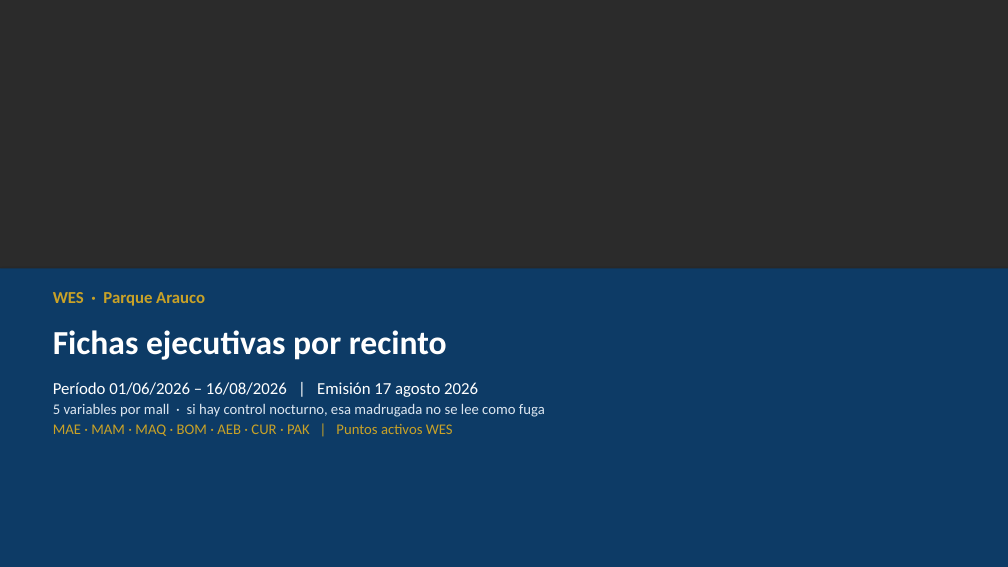
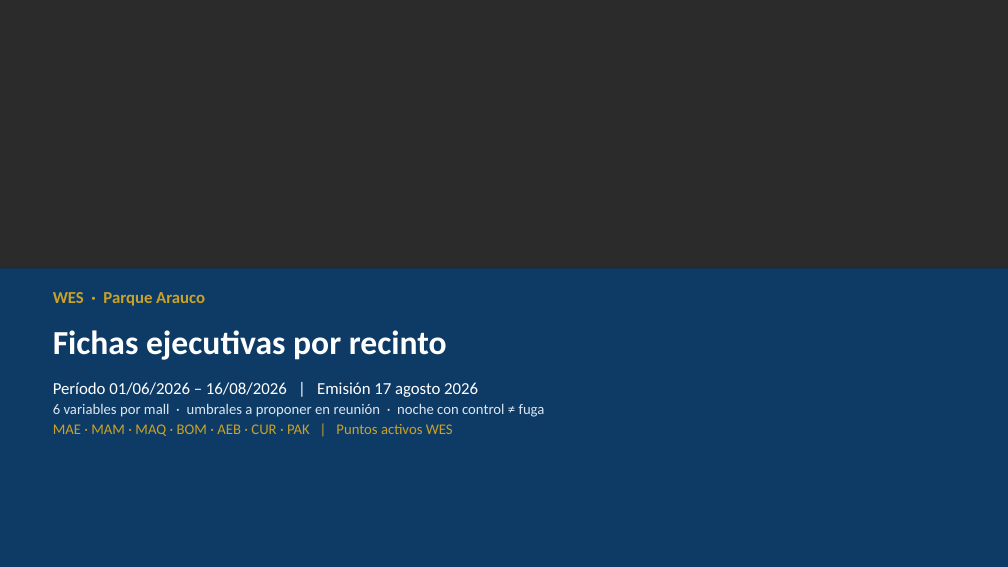
Before and after one commit to anibaloperacionesWes/wes-scripts, a slide deck: slide 1 of reports/Parque_Arauco/TMP_7MALLS/entrega_diego_anibal/Fichas_ejecutivas_Parque_Arauco_20260816.pptx. Drawn at 1008x567 pixels with LibreOffice and Linux fonts; fonts in the diff are those of the drawing; background and template pictures are left out; a plain dark background stands for a picture behind light text. Boxes give left, top, right and bottom in pixels: in the first picture for what was removed or moved away, otherwise in the second. Text is boxed around its words. In the diff, an @@ line names an element or a change of style, - is before the commit and + after.

```diff
--- a/reports/Parque_Arauco/TMP_7MALLS/entrega_diego_anibal/Fichas_ejecutivas_Parque_Arauco_20260816.pptx
+++ b/reports/Parque_Arauco/TMP_7MALLS/entrega_diego_anibal/Fichas_ejecutivas_Parque_Arauco_20260816.pptx
@@ text at <box>53,403,545,417</box>: text changed @@
-5 variables por mall · si hay control nocturno, esa madrugada no se lee como fuga
+6 variables por mall · umbrales a proponer en reunión · noche con control ≠ fuga
```
Also in this commit, not shown: 8 other slides changed, 1 slide added, 3 other files.
